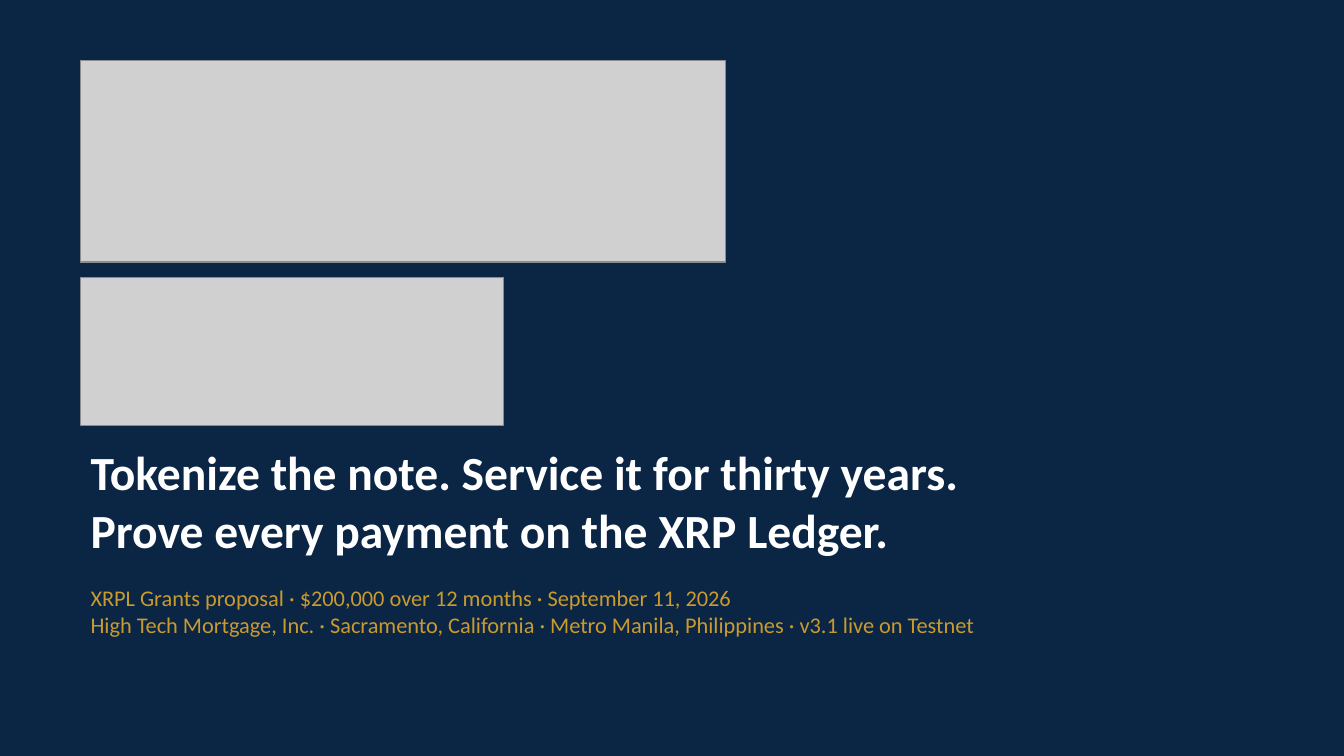
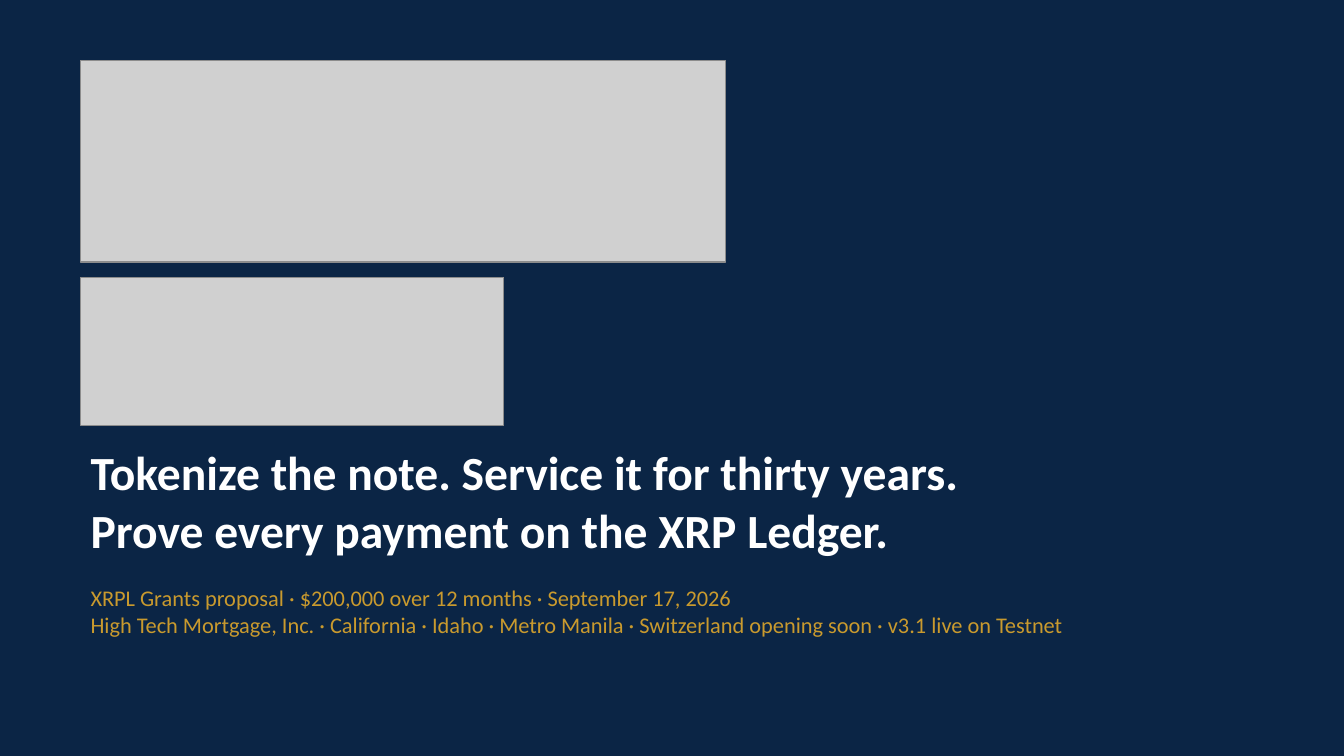
Before and after one commit to vanfwilson/xrpl-mortgage-tokenizing-htm, a slide deck: slide 1 of docs/grant-deck-2026-09-11.pptx. Drawn at 1344x756 pixels with LibreOffice and Linux fonts; fonts in the diff are those of the drawing; grey boxes stand for pictures. Boxes give left, top, right and bottom in pixels: in the first picture for what was removed or moved away, otherwise in the second. Text is boxed around its words. In the diff, an @@ line names an element or a change of style, - is before the commit and + after.

```diff
--- a/docs/grant-deck-2026-09-11.pptx
+++ b/docs/grant-deck-2026-09-11.pptx
@@ text at [91,590,1062,637]: text changed @@
-XRPL Grants proposal · $200,000 over 12 months · September 11, 2026
-High Tech Mortgage, Inc. · Sacramento, California · Metro Manila, Philippines · v3.1 live on Testnet
+XRPL Grants proposal · $200,000 over 12 months · September 17, 2026
+High Tech Mortgage, Inc. · California · Idaho · Metro Manila · Switzerland opening soon · v3.1 live on Testnet
```
Also in this commit, not shown: 10 other slides changed, 5 other files.
